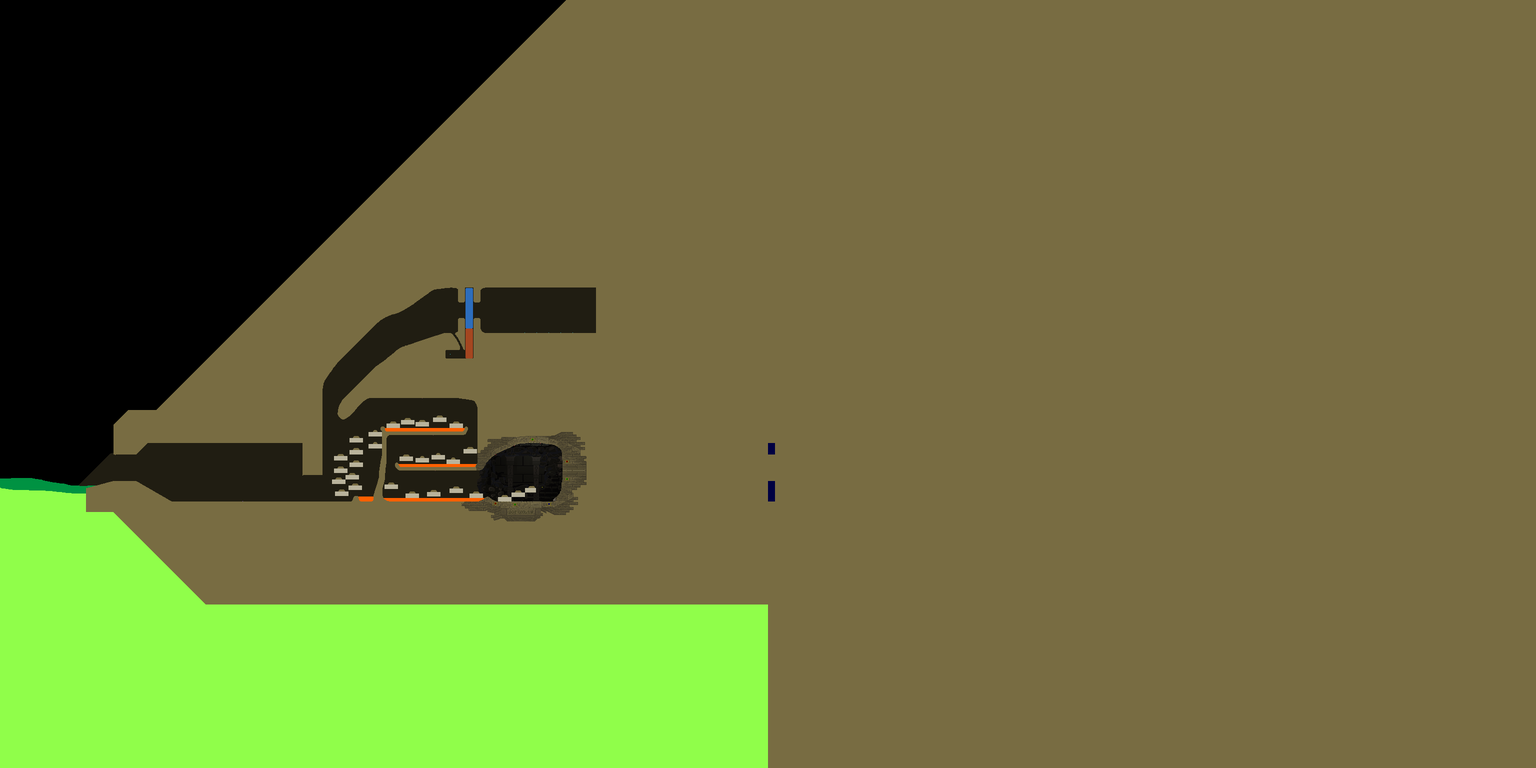
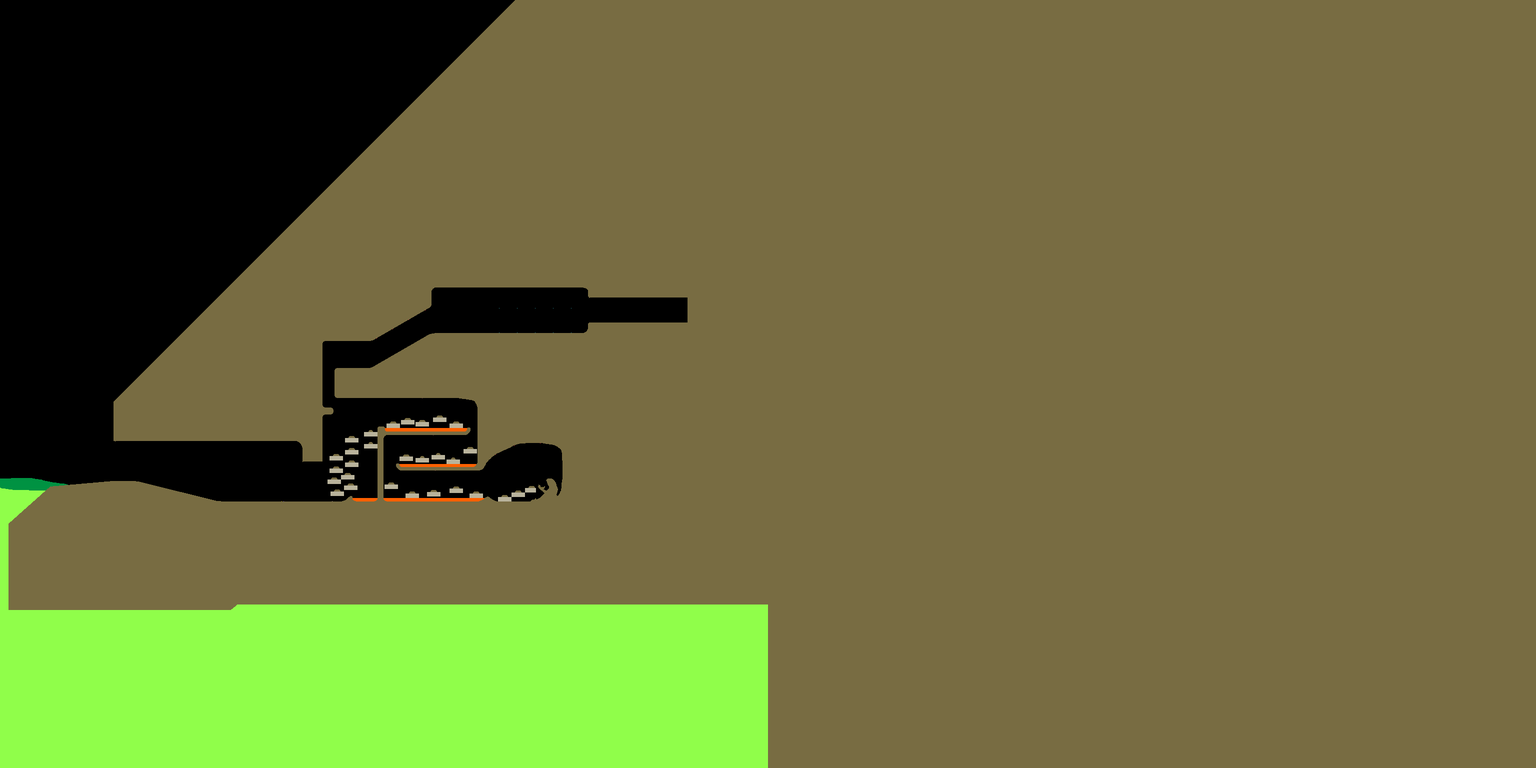
Before/after of a 1536x768 layered artwork. What changed in the layer stack:
showed "Chozo Material" over [530, 478, 558, 502]
hid "Visual" over [461, 431, 587, 522]
renamed "Pasted Layer" to "Materials", painted on it over [8, 0, 775, 610]
hid "Background", painted on it over [67, 0, 775, 610]
